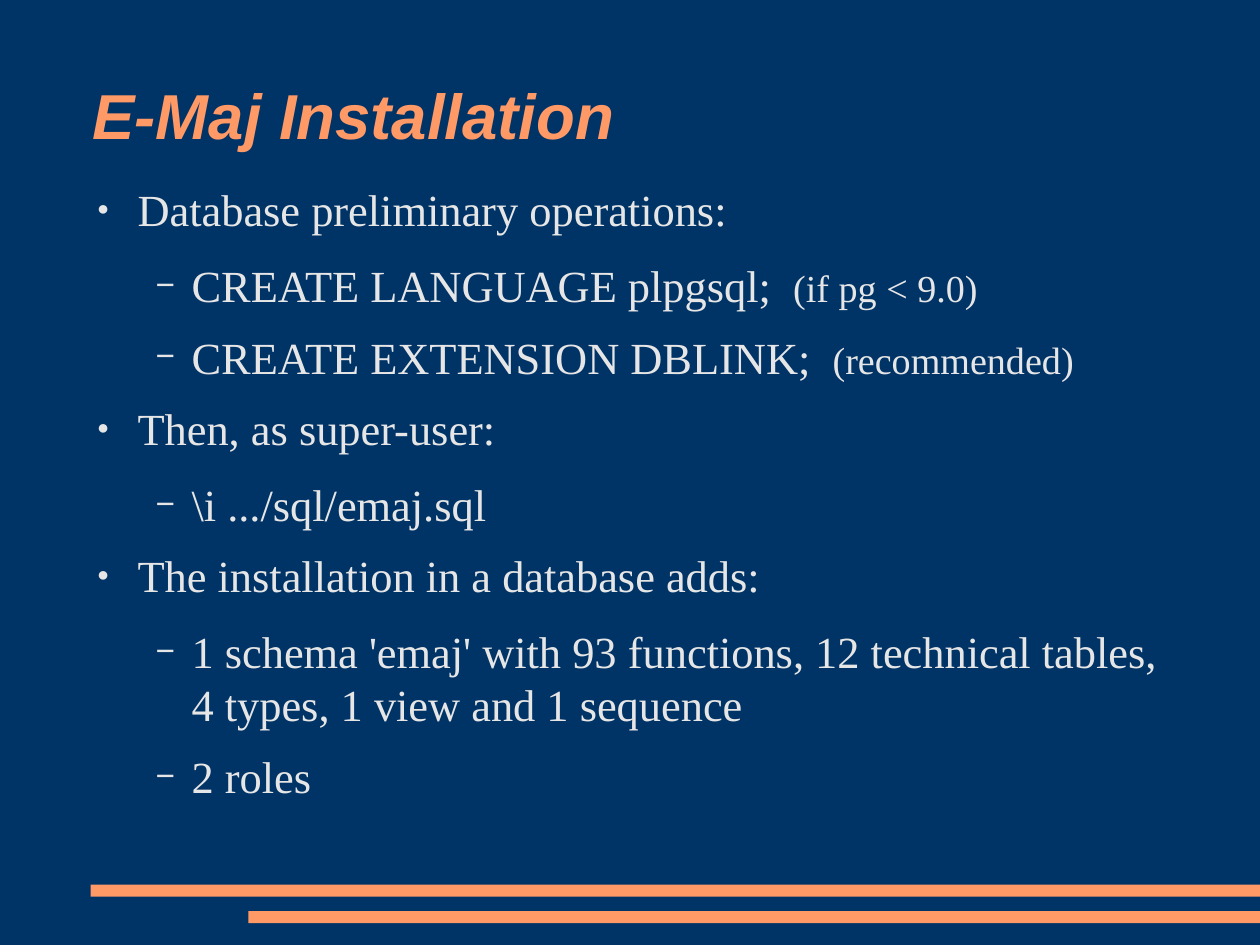
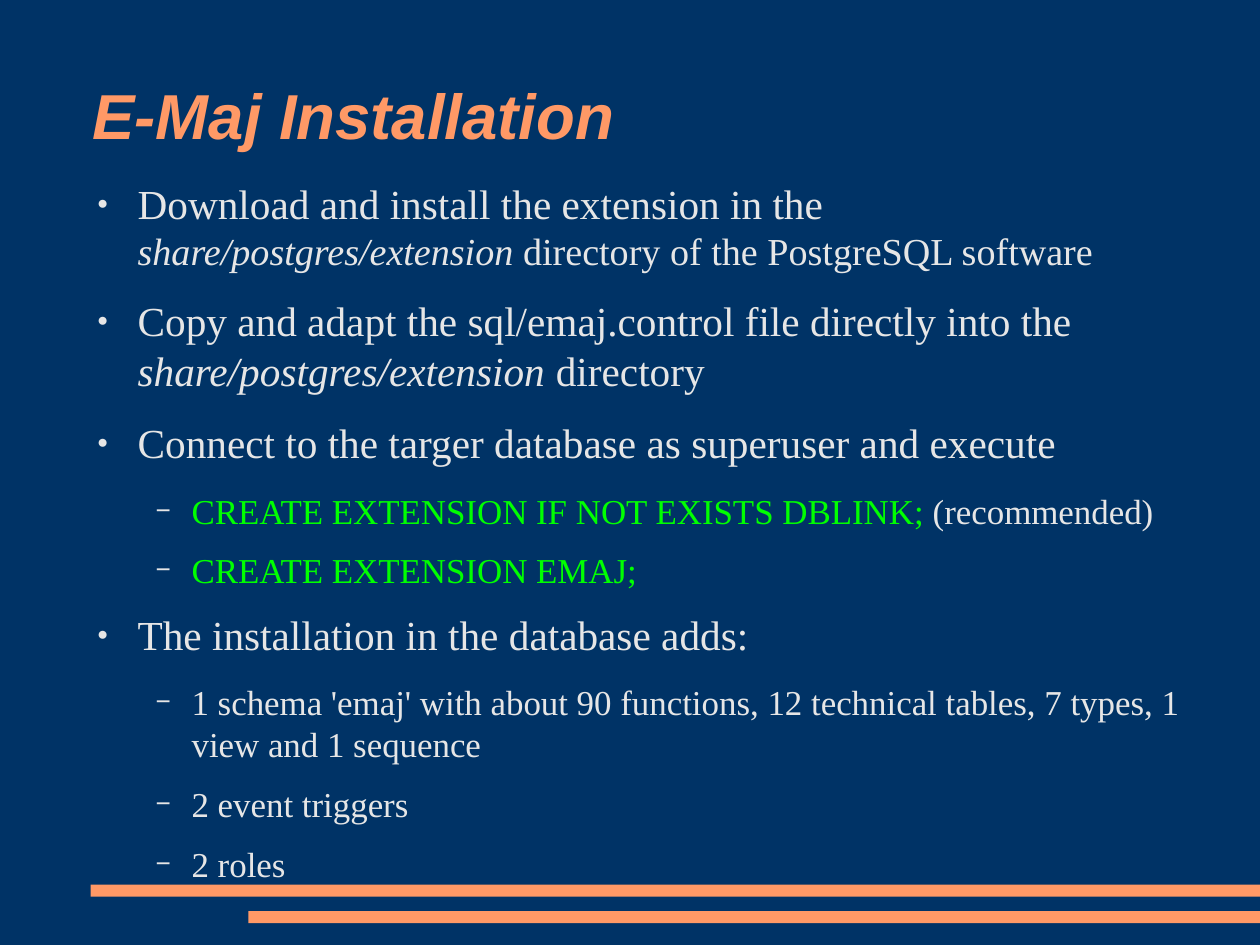
Before and after one commit to beaud76/emaj_doc, a slide deck: slide 8 of Emaj_pres_en.odp. Drawn at 1260x945 pixels with LibreOffice and Linux fonts; fonts in the diff are those of the drawing. Boxes give left, top, right and bottom in pixels: in the first picture for what was removed or moved away, otherwise in the second. Text is boxed around its words. In the diff, an @@ line names an element or a change of style, - is before the commit and + after.

```diff
--- a/Emaj_pres_en.odp
+++ b/Emaj_pres_en.odp
@@ text at (x1=138, y1=190, x2=1179, y2=825): text changed; size 28 to 26 pt @@
-● Database preliminary operations:
-  − CREATE LANGUAGE plpgsql; (if pg < 9.0)
-  − CREATE EXTENSION DBLINK; (recommended)
-● Then, as super-user:
-  − \i .../sql/emaj.sql
-● The installation in a database adds:
-  − 1 schema 'emaj' with 93 functions, 12 technical tables, 4 types, 1 view and 1 sequence
+● Download and install the extension in the share/postgres/extension directory of the PostgreSQL software
+● Copy and adapt the sql/emaj.control file directly into the share/postgres/extension directory
+● Connect to the targer database as superuser and execute
+  − CREATE EXTENSION IF NOT EXISTS DBLINK; (recommended)
+  − CREATE EXTENSION EMAJ;
+● The installation in the database adds:
+  − 1 schema 'emaj' with about 90 functions, 12 technical tables, 7 types, 1 view and 1 sequence
+  − 2 event triggers
@@ text at (x1=192, y1=852, x2=286, y2=878): size 28 to 22 pt in "2 roles" @@
```
Also in this commit, not shown: 6 other slides changed, 3 slides added, 4 other files.
